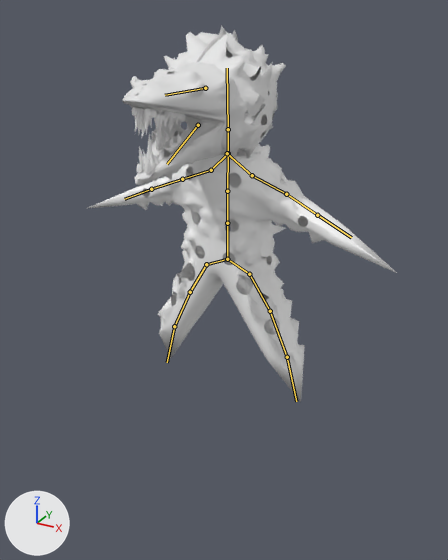
An edit to the glTF model monsterthing.glb, drawn before and after from the same camera.
Both versions are drawn from a camera (50 mm lens) standing at (1.81, -3.33, 2.6) and looking at (0.1, -0.21, 1.04). Lighting does not change. The marker at lower left points along +X, +Y and +Z. The older version comes first. The bones that change, and the others that lie on the model, are drawn over the model as lines.
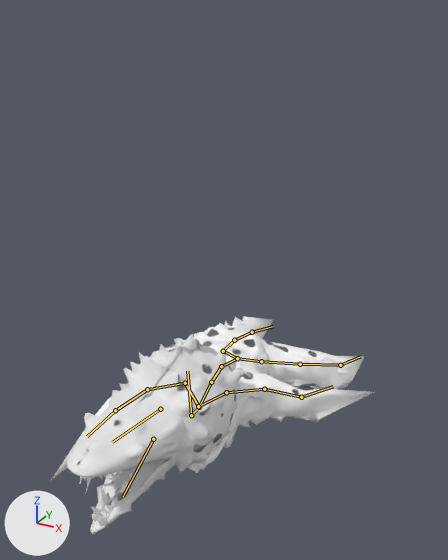
The newer file adds an action. The first version stands in its rest pose; the second is drawn at frame 0 of the action 'crawling'.

The change in detail:
Bone 'center' (bone_center) moves from (0.0, 0.0, 0.0) to (-0.009, -0.851, -0.177).
Bone 'center' (bone_center) turns from (0, 0, 0) to (76, 0, 0) degrees about its own x, y and z.
Bone 'belly' (bone_belly) turns from (0, 0, 0) to (12, 0, -10) degrees about its own x, y and z.
Bone 'chest' (bone_chest) turns from (0, 0, 0) to (12, 0, 0) degrees about its own x, y and z.
Bone 'upperarm.l' (bone_upperarm_l) turns from (0, 0, 0) to (0, 0, -54) degrees about its own x, y and z.
Bone 'lowerarm.l' (bone_lowerarm_l) turns from (0, 0, 0) to (0, 0, -19) degrees about its own x, y and z.
Bone 'hand.l' (bone_hand_l) turns from (0, 0, 0) to (0, 0, -19) degrees about its own x, y and z.
Bone 'neck' (bone_neck) turns from (0, 0, 0) to (-23, 1, -1) degrees about its own x, y and z.
Bone 'head' (bone_head) turns from (0, 0, 0) to (-71, -5, 16) degrees about its own x, y and z.
Bone 'lowerjaw' (bone_lowerjaw) turns from (0, 0, 0) to (8, 0, 0) degrees about its own x, y and z.
Bone 'upperjaw' (bone_upperjaw) turns from (0, 0, 0) to (-2, 0, 0) degrees about its own x, y and z.
Bone 'lowerarm.r' (bone_lowerarm_r) turns from (0, 0, 0) to (0, 0, 10) degrees about its own x, y and z.
Bone 'hand.r' (bone_hand_r) turns from (0, 0, 0) to (0, 0, -31) degrees about its own x, y and z.
Bone 'upperleg.l' (bone_upperleg_l) turns from (0, 0, 0) to (-23, 0, 0) degrees about its own x, y and z.
Bone 'upperleg.r' (bone_upperleg_r) turns from (0, 0, 0) to (29, 0, 0) degrees about its own x, y and z.
Bone 'lowerleg.r' (bone_lowerleg_r) turns from (0, 0, 0) to (-8, 0, 0) degrees about its own x, y and z.
Bone 'foot.r' (bone_foot_r) turns from (0, 0, 0) to (-24, 0, 0) degrees about its own x, y and z.

Location of each change, [x1, y1, x2, y2] in pixels of the pictures (448 x 560 px):
'Plane.002', posed (42% shorter)
    before: [88, 25, 397, 402]
    after: [50, 316, 374, 534]
bone 'center', root to tip
    before: (227, 259) to (227, 223)
    after: (237, 358) to (221, 366)
bone 'belly', root to tip
    before: (227, 223) to (227, 191)
    after: (221, 366) to (211, 382)
bone 'chest', root to tip
    before: (227, 191) to (228, 153)
    after: (211, 382) to (199, 407)
bone 'upperarm.l', root to tip
    before: (211, 170) to (182, 179)
    after: (185, 383) to (147, 389)
bone 'lowerarm.l', root to tip
    before: (182, 179) to (151, 189)
    after: (147, 389) to (115, 410)
bone 'hand.l', root to tip
    before: (151, 189) to (124, 199)
    after: (115, 410) to (87, 436)
bone 'neck', root to tip
    before: (228, 153) to (228, 129)
    after: (199, 407) to (191, 415)
bone 'head', root to tip
    before: (228, 129) to (227, 68)
    after: (191, 415) to (187, 371)
bone 'lowerjaw', root to tip
    before: (198, 125) to (167, 164)
    after: (153, 439) to (123, 496)
bone 'upperjaw', root to tip
    before: (205, 88) to (165, 95)
    after: (160, 409) to (112, 442)
bone 'lowerarm.r', root to tip
    before: (286, 194) to (317, 215)
    after: (264, 389) to (301, 397)
bone 'hand.r', root to tip
    before: (317, 215) to (351, 237)
    after: (301, 397) to (333, 386)
bone 'upperleg.l', root to tip
    before: (206, 264) to (190, 292)
    after: (223, 351) to (234, 340)
bone 'upperleg.r', root to tip
    before: (249, 274) to (270, 311)
    after: (261, 361) to (300, 364)
bone 'lowerleg.r', root to tip
    before: (270, 311) to (287, 357)
    after: (300, 364) to (340, 365)
bone 'foot.r', root to tip
    before: (287, 357) to (296, 401)
    after: (340, 365) to (360, 356)
